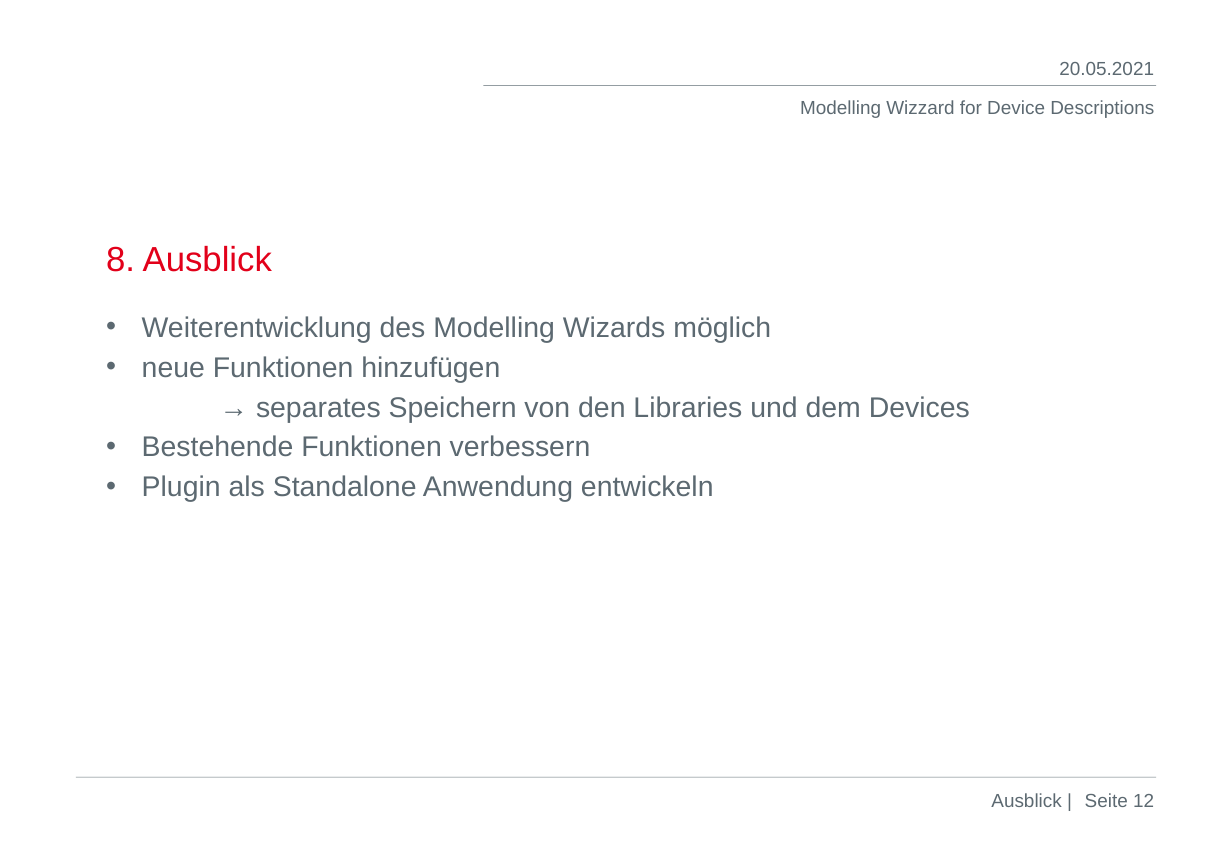
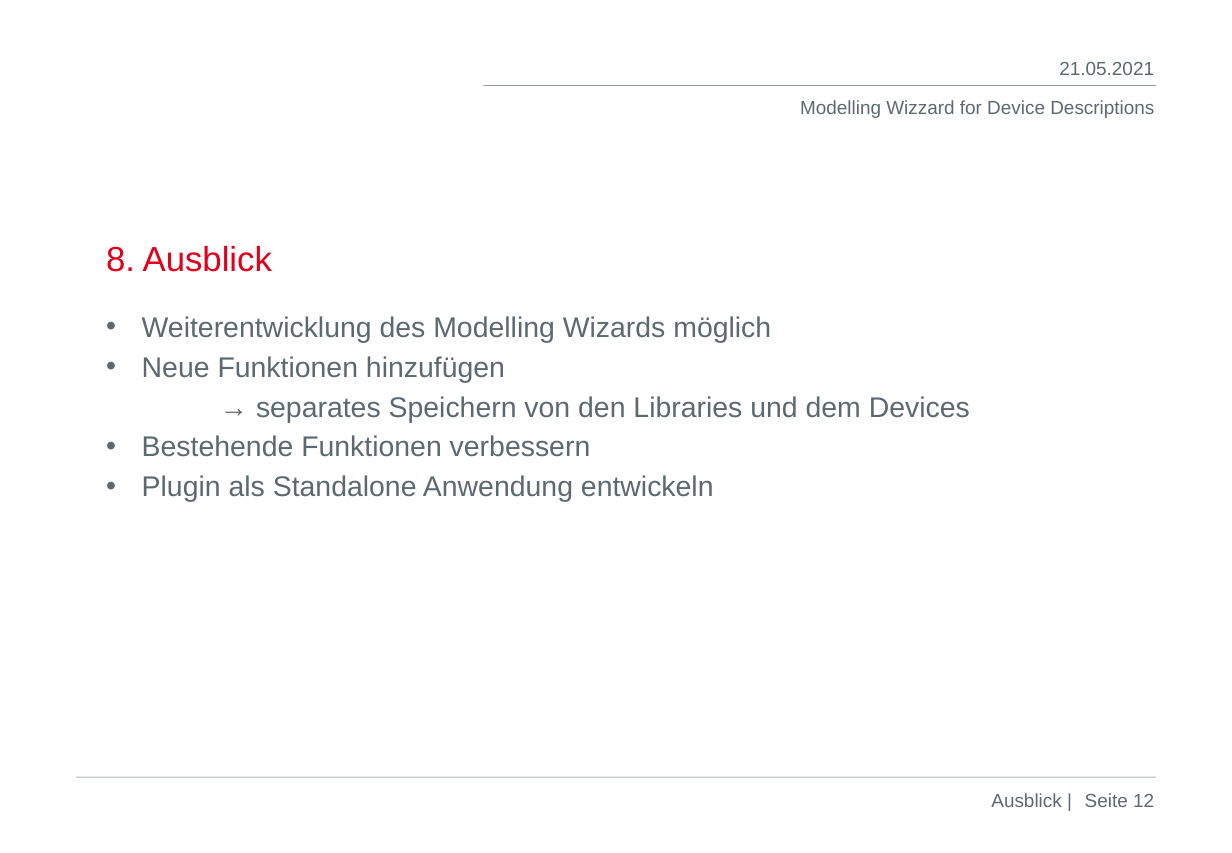
Before and after one commit to DekaAthlos/TINF19C-ModellingWizard, a slide deck: slide 12 of Projektleiter/Prasentation_4.Semester.pptx. Drawn at 1232x853 pixels with LibreOffice and Linux fonts; fonts in the diff are those of the drawing; background and template pictures are left out. Boxes give left, top, right and bottom in pixels: in the first picture for what was removed or moved away, otherwise in the second. Text is boxed around its words. In the diff, an @@ line names an element or a change of style, - is before the commit and + after.

```diff
--- a/Projektleiter/Prasentation_4.Semester.pptx
+++ b/Projektleiter/Prasentation_4.Semester.pptx
@@ text at (x1=1059, y1=62, x2=1154, y2=75): text changed @@
-20.05.2021
+21.05.2021
@@ text at (x1=142, y1=356, x2=505, y2=382): text changed @@
-• neue Funktionen hinzufügen
+• Neue Funktionen hinzufügen
```
Also in this commit, not shown: 13 other slides changed, 1 other file.
